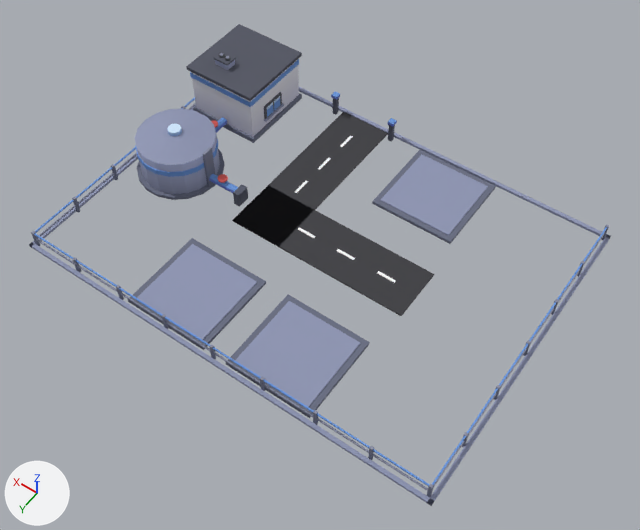
The glTF model assets/models/blender/stations/water_station.glb, before and after one commit.
Both versions are drawn from a 50 mm camera at (-5.49, 7.72, 11.49) aimed at (-0.34, 0.51, 0.16). The axes (+X, +Y, +Z) are drawn at lower left. The lights are the same throughout. The picture after the commit comes second. Vertices at exactly the same position are counted once.

In view in the first picture: 'water_station'.
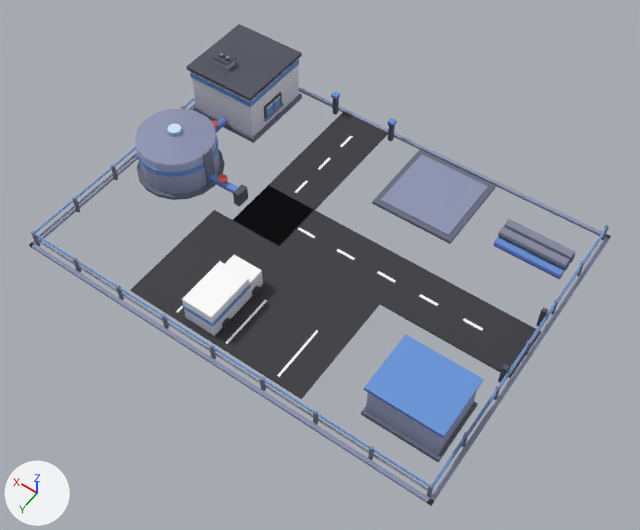
Boxes (x1, y1, x2, y2) around the edits, measured in the pictures (640 x 530 px; the box of a moved part takes in the faces that stretch with it):
part 1 of me_water_station, moved or reshaped: before (226, 295, 370, 418); after (419, 294, 439, 306)
part 2 of me_water_station, moved or reshaped: before (235, 301, 360, 407); after (463, 318, 483, 331)
part 3 of me_water_station, moved or reshaped: before (137, 244, 257, 340); after (536, 307, 548, 326)
part 4 of me_water_station, moved or reshaped: before (128, 238, 266, 350); after (498, 364, 510, 383)
part 5 of me_water_station, added: after (130, 210, 380, 399)
part 6 of me_water_station, added: after (225, 300, 267, 344)
part 7 of me_water_station, added: after (277, 330, 318, 377)
part 8 of me_water_station, added: after (182, 261, 251, 336)
part 9 of me_water_station, added: after (225, 255, 263, 296)
part 10 of me_water_station, added: after (182, 284, 251, 327)
part 11 of me_water_station, added: after (252, 286, 260, 296)
part 12 of me_water_station, added: after (222, 318, 230, 328)
part 13 of me_water_station, added: after (361, 401, 478, 462)
part 14 of me_water_station, added (blue): after (366, 392, 476, 456)
part 15 of me_water_station, added (blue): after (364, 335, 484, 438)
part 16 of me_water_station, added (blue): after (494, 237, 565, 279)
part 17 of me_water_station, added: after (504, 219, 575, 261)
part 18 of me_water_station, added: after (498, 227, 570, 269)
part 19 of me_water_station, moved or reshaped: before (232, 185, 434, 316); after (233, 185, 541, 378)

Diff of the bpy script that builds the scene:
```diff
--- a/assets/models/blender/stations/water_station.glb.py
+++ b/assets/models/blender/stations/water_station.glb.py
@@ me_water_station @@
-me_water_station.from_pydata(...)  # 880 vertices, 1350 faces; spans x -3.9..3.9, y -2.9..2.9, z 0.0..1.28
+me_water_station.from_pydata(...)  # 1140 vertices, 1770 faces; spans x -3.9..3.9, y -2.9..2.9, z 0.0..1.28
+# me_water_station part 1: the loose piece of 8 vertices spanning x -1.78..-0.22, y 1.22..2.78, z 0.0..0.06 is scaled about its middle by (0.218, 0.0321, 0.1), then moved by (-1.1, -2.0, 0.0)
+# me_water_station part 2: the loose piece of 8 vertices spanning x -1.68..-0.32, y 1.32..2.68, z 0.06..0.08 is scaled about its middle by (0.25, 0.0368, 0.375), then moved by (-1.9, -2.0, -0.03)
+# me_water_station part 3: the loose piece of 8 vertices spanning x 0.32..1.68, y 1.32..2.68, z 0.06..0.08 is scaled about its middle by (0.0588, 0.0588, 25), then moved by (-4.74, -2.62, 0.13)
+# me_water_station part 4: the loose piece of 8 vertices spanning x 0.22..1.78, y 1.22..2.78, z 0.0..0.06 is scaled about its middle by (0.0513, 0.0513, 6.67), then moved by (-4.74, -1.38, 0.17)
+# me_water_station part 5: the loose piece of 8 vertices spanning x 0.22..1.78, y 1.22..2.78, z 0.0..0.06 is copied, and the copy is scaled about its middle by (2.18, 1.35, 0.5), then moved by (-0.8, -0.45, -0.01); it spans x -1.5..1.9, y 0.5..2.6, z 0.0..0.03
+# me_water_station part 6: the loose piece of 8 vertices spanning x -0.03..0.03, y 2.78..2.83, z 0.0..0.34 is copied, and the copy is scaled about its middle by (0.8, 20, 0.0176), then moved by (0.0, -0.8, -0.14); it spans x -0.02..0.02, y 1.5..2.5, z 0.03..0.04
+# me_water_station part 7: the loose piece of 8 vertices spanning x -1.78..-0.22, y 1.22..2.78, z 0.0..0.06 is copied, and the copy is scaled about its middle by (0.0256, 0.641, 0.1); it spans x -1.02..-0.98, y 1.5..2.5, z 0.03..0.04
+# me_water_station part 8: the loose piece of 8 vertices spanning x 0.32..1.68, y 1.32..2.68, z 0.06..0.08 is copied, and the copy is scaled about its middle by (0.426, 0.662, 31.3), then moved by (-0.5, 0.07, 0.26); it spans x 0.21..0.79, y 1.62..2.52, z 0.08..0.58
+# me_water_station part 9: the loose piece of 8 vertices spanning x 0.32..1.68, y 1.32..2.68, z 0.06..0.08 is copied, and the copy is scaled about its middle by (0.412, 0.25, 22.5), then moved by (-0.5, -0.53, 0.18); it spans x 0.22..0.78, y 1.3..1.64, z 0.07..0.43
+# me_water_station part 10: a new loose piece, a box spanning x 0.2..0.8, y 1.61..2.53, z 0.35..0.43, in mat_colormap (picture img_colormap)
+# me_water_station part 11: a new loose piece, an 8-sided cylinder along x spanning x 0.19..0.27, y 1.41..1.59, z 0.03..0.21, in mat_colormap (picture img_colormap)
+# me_water_station part 12: a new loose piece, an 8-sided cylinder along x spanning x 0.19..0.27, y 2.16..2.34, z 0.03..0.21, in mat_colormap (picture img_colormap)
+# me_water_station part 13: the loose piece of 8 vertices spanning x -3.83..-3.78, y 1.84..1.89, z 0.0..0.34 is copied, and the copy is scaled about its middle by (26, 22, 0.235), then moved by (0.8, -0.12, -0.13); it spans x -3.65..-2.35, y 1.2..2.3, z 0.0..0.08
+# me_water_station part 14: the loose piece of 8 vertices spanning x -3.83..-3.78, y 1.84..1.89, z 0.0..0.34 is copied, and the copy is scaled about its middle by (24, 20, 1.88), then moved by (0.8, -0.12, 0.23); it spans x -3.6..-2.4, y 1.25..2.25, z 0.08..0.72
+# me_water_station part 15: a new loose piece, a box spanning x -3.64..-2.36, y 1.21..2.29, z 0.71..0.77, in mat_colormap (picture img_colormap)
+# me_water_station part 16: a new loose piece, a 10-sided cylinder along x spanning x -3.6..-2.4, y -1.74..-1.56, z 0.0..0.18, in mat_colormap (picture img_colormap)
+# me_water_station part 17: a new loose piece, a 10-sided cylinder along x spanning x -3.6..-2.4, y -2.04..-1.86, z 0.16..0.34, in mat_colormap (picture img_colormap)
+# me_water_station part 18: a new loose piece, a 10-sided cylinder along x spanning x -3.6..-2.4, y -1.84..-1.66, z 0.16..0.34, in mat_colormap (picture img_colormap)
+# me_water_station part 19: 4 vertices moved from x -1.9, y -0.5..0.5, z 0.0..0.03 to x -3.83, y -0.5..0.5, z 0.0..0.03
+# other edits to the shape of me_water_station do not show in these pictures
 me_water_station.materials.append(mat_colormap)
```
